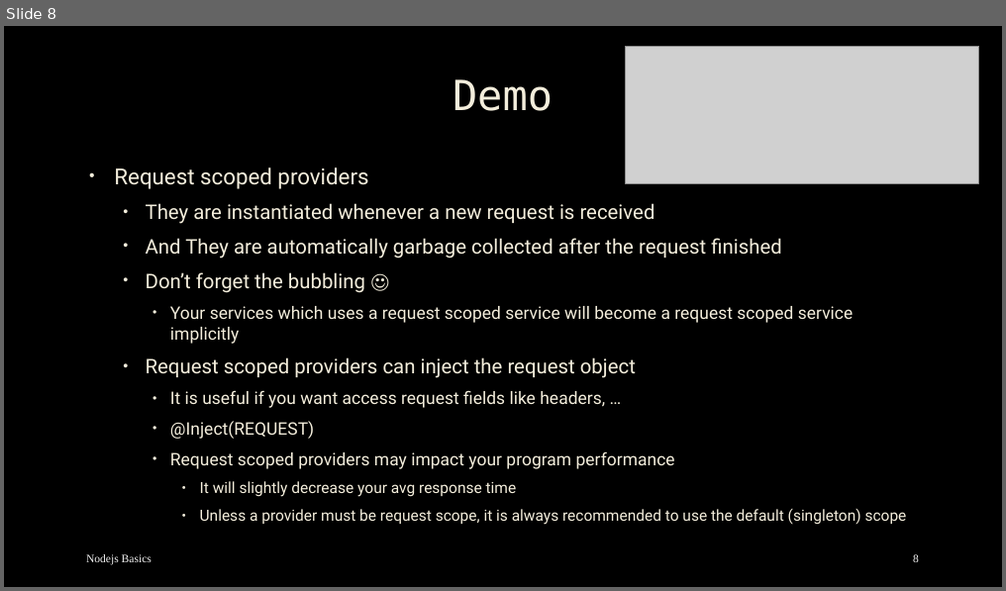
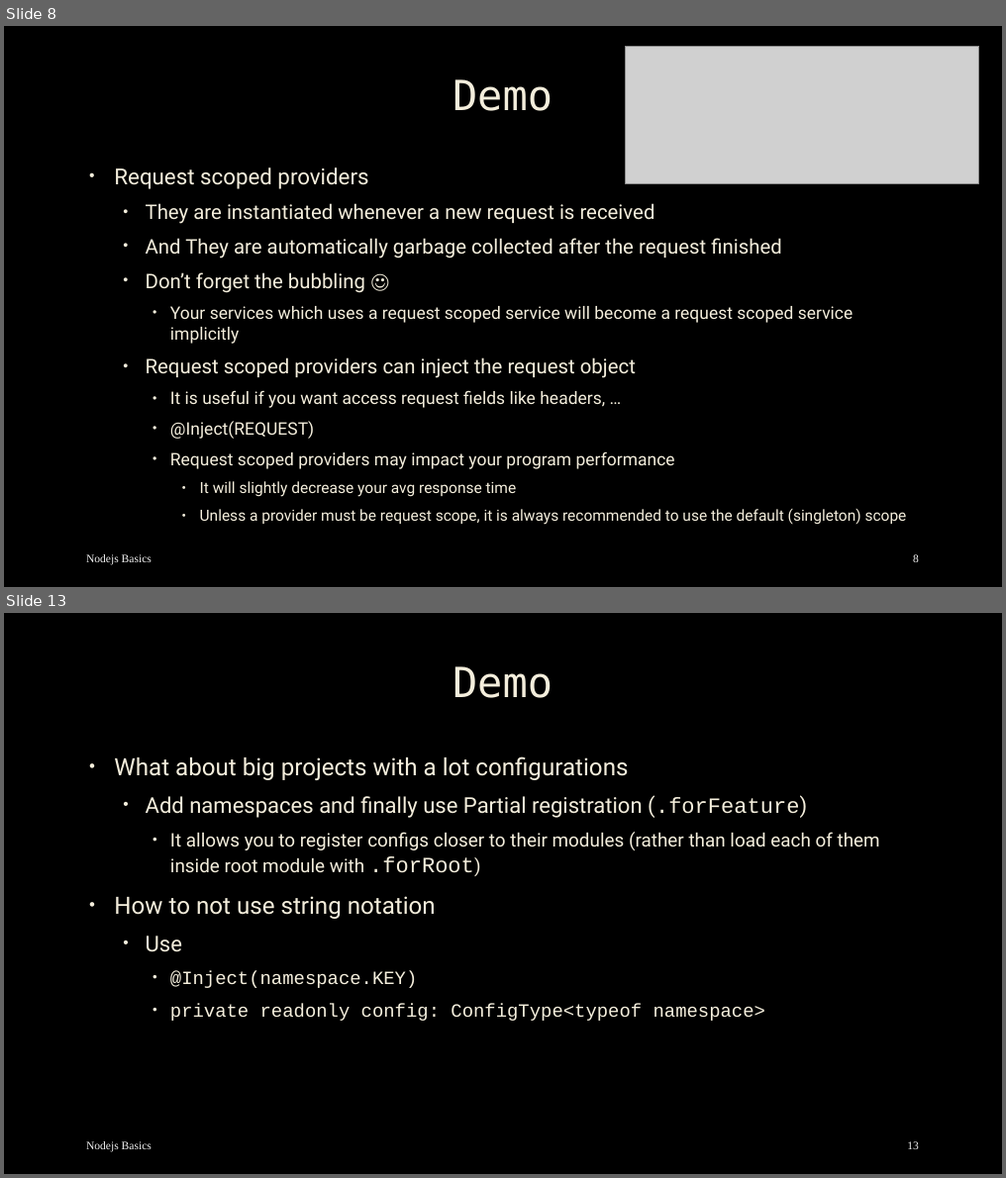
Before and after one commit to mostafa8026/nestjs-course, a slide deck: nestjs/nestjs-05.pptx. Shown one above the other, each under a label of ours: slide 8 before the commit, slides 8 and 13 after it; the slides between them are not shown. The pictures are 1006x591 and 1006x1178 pixels, drawn with LibreOffice and Linux fonts; fonts in the diff are those of the drawing; grey boxes stand for pictures; background and template pictures are left out. Boxes give left, top, right and bottom in pixels: in the first picture for what was removed or moved away, otherwise in the second. Text is boxed around its words. In the diff, an @@ line names an element or a change of style, - is before the commit and + after.

```diff
--- a/nestjs/nestjs-05.pptx
+++ b/nestjs/nestjs-05.pptx
@@ slide 13 added at (4, 613, 1002, 1174), background picture (left out) @@
@@ title added at (452, 666, 552, 698), 40 pt, text #F4EEDC @@
+Demo
@@ text added at (114, 757, 880, 1021), 18 pt, text #F4EEDC @@
+• What about big projects with a lot configurations
+  • Add namespaces and finally use Partial registration (.forFeature)
+    • It allows you to register configs closer to their modules (rather than load each of them inside root module with .forRoot)
+• How to not use string notation
+  • Use
+    • @Inject(namespace.KEY)
+    • private readonly config: ConfigType<typeof namespace>
@@ text added at (86, 1142, 152, 1153), 11 pt, text #F2F2F2 @@
+Nodejs Basics
@@ page number added at (907, 1142, 919, 1150), 11 pt, text #F2F2F2 @@
+13
```
Also in this commit, not shown: 1 slide changed, 5 other slides added, 21 other files.
